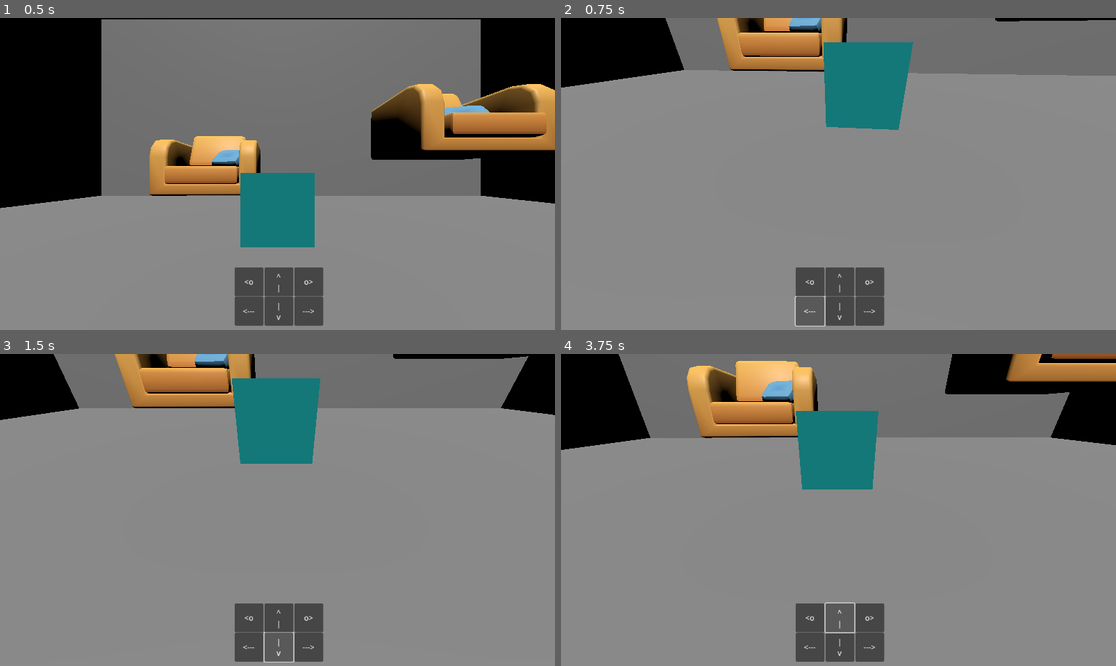
Above: before the commit, frames 1-4 (two rows, left to right).
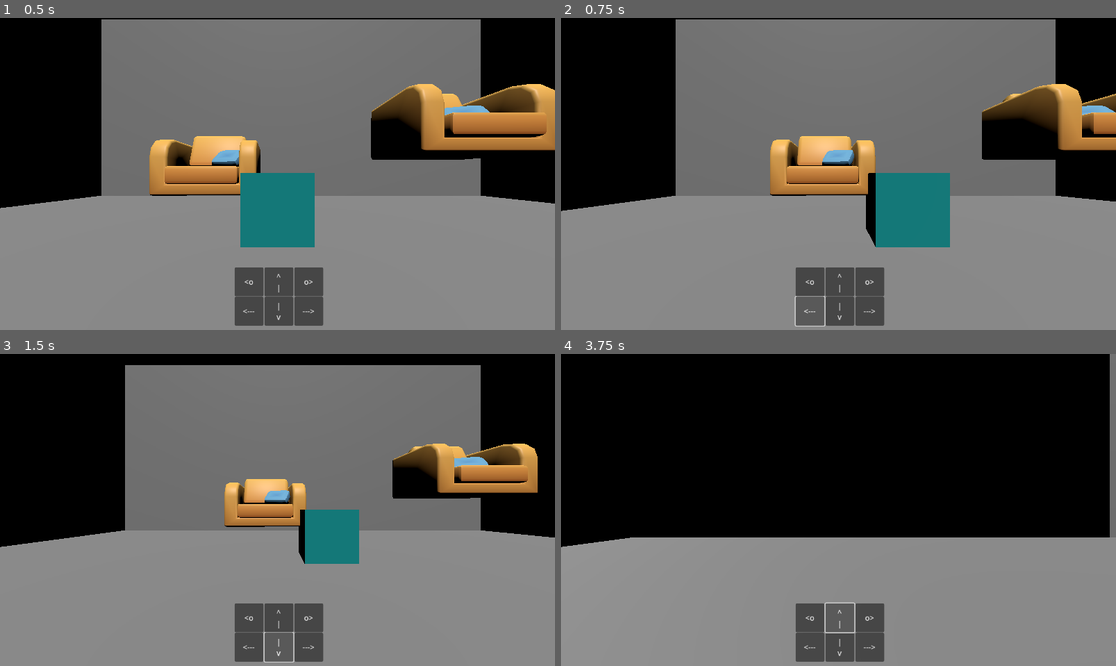
Above: after the commit, the same moments.

Repository: EDK-pro/Eloges_des_mauvaises_herbes
Game: Godot game, scene res://scene/map/test_salle1.tscn
Same seed, same stepped clock (60 frames per second), same inputs: the game is played once before the commit and once after it.
Inputs:
- Up to frame 1 (0.5 s): no input
- Up to frame 2 (0.75 s): click "<---" at 0.5 s
- Up to frame 3 (1.5 s): click "| v" at 1.25 s
- Up to frame 4 (3.75 s): click "--->" at 2 s; click "<o" at 2.75 s; click "^ |" at 3.5 s

Frame 1 is identical in both runs. In frame 2, 46% of the frame differs, in the area x 0-100%, y 0-74%; in frame 3, 46%; in frame 4, 51%, in the area x 0-100%, y 0-62%.

Commit message:
Correction de bug et rajout d'une classe pour les objets

Diff:
--- a/scene/map/test_salle1.tscn
+++ b/scene/map/test_salle1.tscn
@@ -7,7 +7,7 @@
 [ext_resource type="PackedScene" uid="uid://rt08rfk0hsqe" path="res://scene/ui/test_truc_talk.tscn" id="5_8ccre"]
 [ext_resource type="PackedScene" uid="uid://cx385t7hyeb3n" path="res://scene/ui/UI_buttons.tscn" id="6_b3cdp"]
 [ext_resource type="PackedScene" uid="uid://d3povbytmkdxo" path="res://scene/ui/Test_talk_interface.tscn" id="7_pwvp3"]
-[ext_resource type="PackedScene" uid="uid://c1s0yqy72g1oq" path="res://scene/player/player.tscn" id="8_opsm4"]
+[ext_resource type="PackedScene" uid="uid://bd5o6ir2g2mkb" path="res://scene/player/player_constraint.tscn" id="8_rmylt"]
 
 [sub_resource type="BoxShape3D" id="BoxShape3D_v4n01"]
 size = Vector3(30, 2, 30)
@@ -107,4 +107,4 @@
 [node name="Talk" parent="." instance=ExtResource("7_pwvp3")]
 visible = false
 
-[node name="Player" parent="." instance=ExtResource("8_opsm4")]
+[node name="Player_constraint" parent="." instance=ExtResource("8_rmylt")]
--- a/script/Ui/Test_talk_interface.gd
+++ b/script/Ui/Test_talk_interface.gd
@@ -22,18 +22,19 @@
 
 var timerArray = []
 
-var indexTimer: float = 0
+var indexTimer: int = 0
+
+var indexColor : int = 0
 
 var timeIncrement: float
 
-@export var communicationDuration: float
-@export var symbolCount: int
+@export var communicationDuration: float = 5.0
+@export var symbolCount: int = 4
 
 
 func _ready():
 
 	initialize(marginTime, symbolCount, communicationDuration)
-
 
 
 func initialize(margintime: int, symbolcount: int, communicationduration: float):
@@ -58,6 +59,8 @@
 
 	timeIncrement = communicationDuration / 0.01666666667 / (communicationDuration * 60 * communicationDuration)
 
+	print(timeIncrement)
+
 
 
 func _physics_process(delta):
@@ -72,8 +75,9 @@
 
 		indexTimer = 0
 
+		indexColor = 0
+
 		$Timing/Arrow.color = Color(0.176, 1, 1, 1)
-
 
 
 	if isTalking:
@@ -90,15 +94,15 @@
 
 			if indexTimer < timerArray.size():
 
-				if timerArray[indexTimer] - marginTime < timestamp:
+				if timerArray[indexColor] - marginTime < timestamp:
 
 					$Timing/Arrow.color = Color(0.6, 0.6, 0.6, 1)
 
-				if timerArray[indexTimer] + marginTime < timestamp:
+				if timerArray[indexColor] + marginTime < timestamp:
 
 					$Timing/Arrow.color = Color(0.176, 1, 1, 1)
 
-					indexTimer += 1
+					indexColor += 1
 
 				if timestamp > timerArray[indexTimer]:
 
--- a/script/game_rule/test_salle1.gd
+++ b/script/game_rule/test_salle1.gd
@@ -6,8 +6,8 @@
 @export var isDialogVisible : bool = false
 
 func _ready():
-	#$Control.btn_deplacement.connect($Player_constraint._on_appuie_des_boutons.bind())
-	pass
+	$Control.btn_deplacement.connect($Player_constraint._on_appuie_des_boutons.bind())
+	#pass
 
 func _process(delta):
 	talkWith(marginTime, symbolCount, communicationDuration)
--- /dev/null
+++ b/script/interactable/all_items.gd
@@ -0,0 +1,9 @@
+extends Node
+
+enum Location {ENVIRONNEMENTAL = 0, SLOT_1 = 1, SLOT_2 = 2, SLOT_3 = 3, PLAYER_INVENTORY = 4}
+enum Effect {}
+
+
+var status
+var effect
+var asset
--- a/script/player/Player.gd
+++ b/script/player/Player.gd
@@ -9,41 +9,41 @@
 var mouse = Vector2()
 
 func _ready():
-    # Set mouse mode to captured when the scene is ready
-    Input.mouse_mode = Input.MOUSE_MODE_CAPTURED
+	# Set mouse mode to captured when the scene is ready
+	Input.mouse_mode = Input.MOUSE_MODE_CAPTURED
 
 func _physics_process(delta):
-    # Check for pause action and adjust mouse mode accordingly
-    if Input.is_action_pressed("Menu_pause"):
-        Input.mouse_mode = Input.MOUSE_MODE_VISIBLE
-    if Input.is_mouse_button_pressed(MOUSE_BUTTON_LEFT):
-        Input.mouse_mode = Input.MOUSE_MODE_CAPTURED
+	# Check for pause action and adjust mouse mode accordingly
+	if Input.is_action_pressed("Menu_pause"):
+		Input.mouse_mode = Input.MOUSE_MODE_VISIBLE
+	if Input.is_mouse_button_pressed(MOUSE_BUTTON_LEFT):
+		Input.mouse_mode = Input.MOUSE_MODE_CAPTURED
 
-    # Handle player movement based on input
-    var input = Input.get_vector("gauche", "droite", "devant", "derriere")
-    var movement_dir = transform.basis * Vector3(input.x, 0, input.y)
-    velocity.x = movement_dir.x * speed
-    velocity.z = movement_dir.z * speed
-    move_and_slide()
+	# Handle player movement based on input
+	var input = Input.get_vector("gauche", "droite", "devant", "derriere")
+	var movement_dir = transform.basis * Vector3(input.x, 0, input.y)
+	velocity.x = movement_dir.x * speed
+	velocity.z = movement_dir.z * speed
+	move_and_slide()
 
 func _input(event):
-    # Handle mouse motion and button events for camera control and object selection
-    if event is InputEventMouseMotion and Input.mouse_mode == Input.MOUSE_MODE_CAPTURED:
-        rotate_y(-event.relative.x * mouse_sensitivity)
-        $Camera3D.rotate_x(-event.relative.y * mouse_sensitivity)
-        $Camera3D.rotation.x = clampf($Camera3D.rotation.x, -deg_to_rad(70), deg_to_rad(70))
+	# Handle mouse motion and button events for camera control and object selection
+	if event is InputEventMouseMotion and Input.mouse_mode == Input.MOUSE_MODE_CAPTURED:
+		rotate_y(-event.relative.x * mouse_sensitivity)
+		$Camera3D.rotate_x(-event.relative.y * mouse_sensitivity)
+		$Camera3D.rotation.x = clampf($Camera3D.rotation.x, -deg_to_rad(70), deg_to_rad(70))
 
-    if event is InputEventMouse:
-        mouse = event.position
-    if event is InputEventMouseButton and event.pressed:
-        if event.button_index == MOUSE_BUTTON_LEFT:
-            get_selection()
+	if event is InputEventMouse:
+		mouse = event.position
+	if event is InputEventMouseButton and event.pressed:
+		if event.button_index == MOUSE_BUTTON_LEFT:
+			get_selection()
 
 # Method to select objects in the game world using the mouse
 func get_selection():
-    var worldspace = get_world_3d().direct_space_state
-    var start = $Camera3D.project_ray_origin(mouse)
-    var end = $Camera3D.project_position(mouse, 10)
-    var result = worldspace.intersect_ray(PhysicsRayQueryParameters3D.create(start, end))
-    if !result.is_empty():
-        print(result.collider)
+	var worldspace = get_world_3d().direct_space_state
+	var start = $Camera3D.project_ray_origin(mouse)
+	var end = $Camera3D.project_position(mouse, 10)
+	var result = worldspace.intersect_ray(PhysicsRayQueryParameters3D.create(start, end))
+	if !result.is_empty():
+		print(result.collider)
